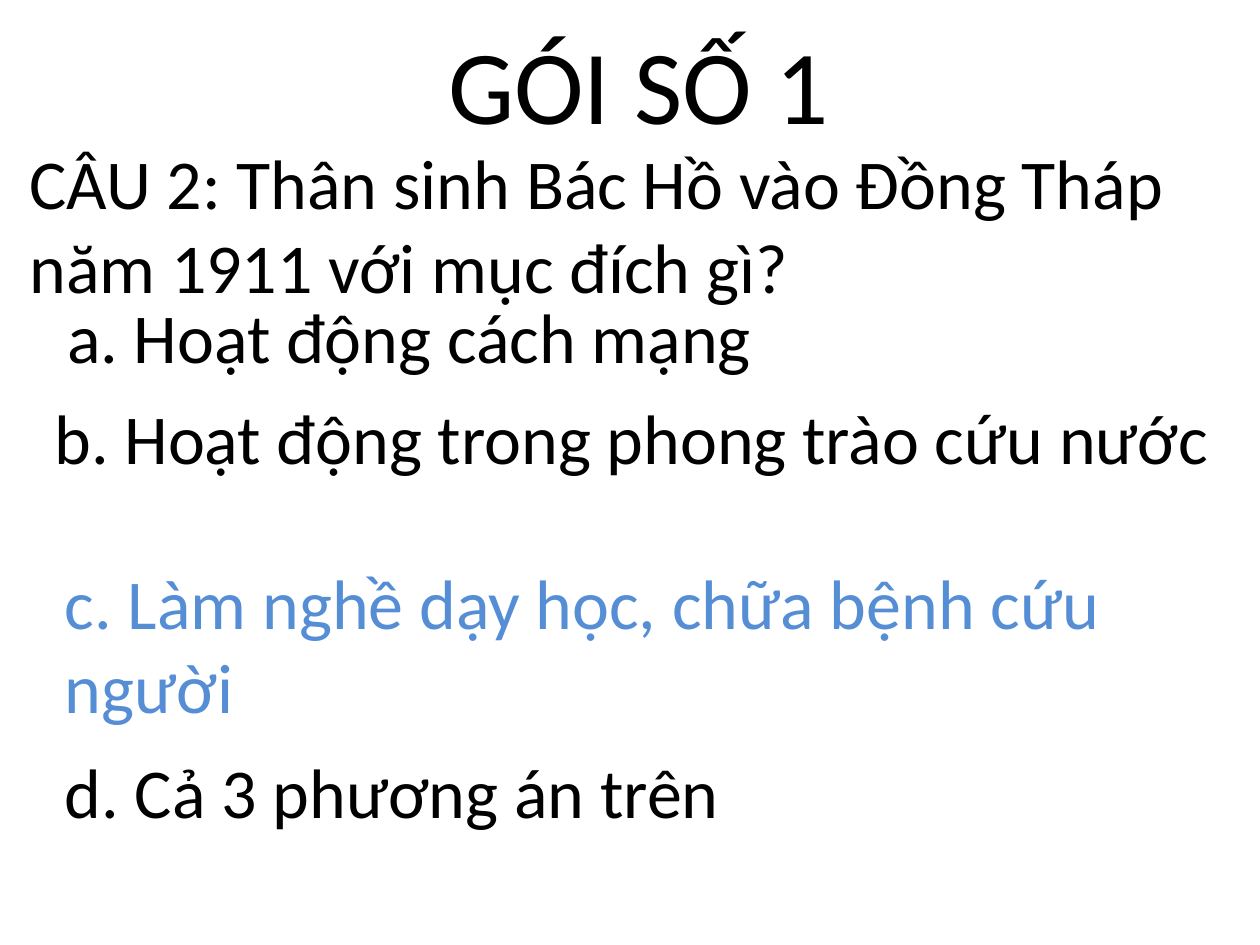
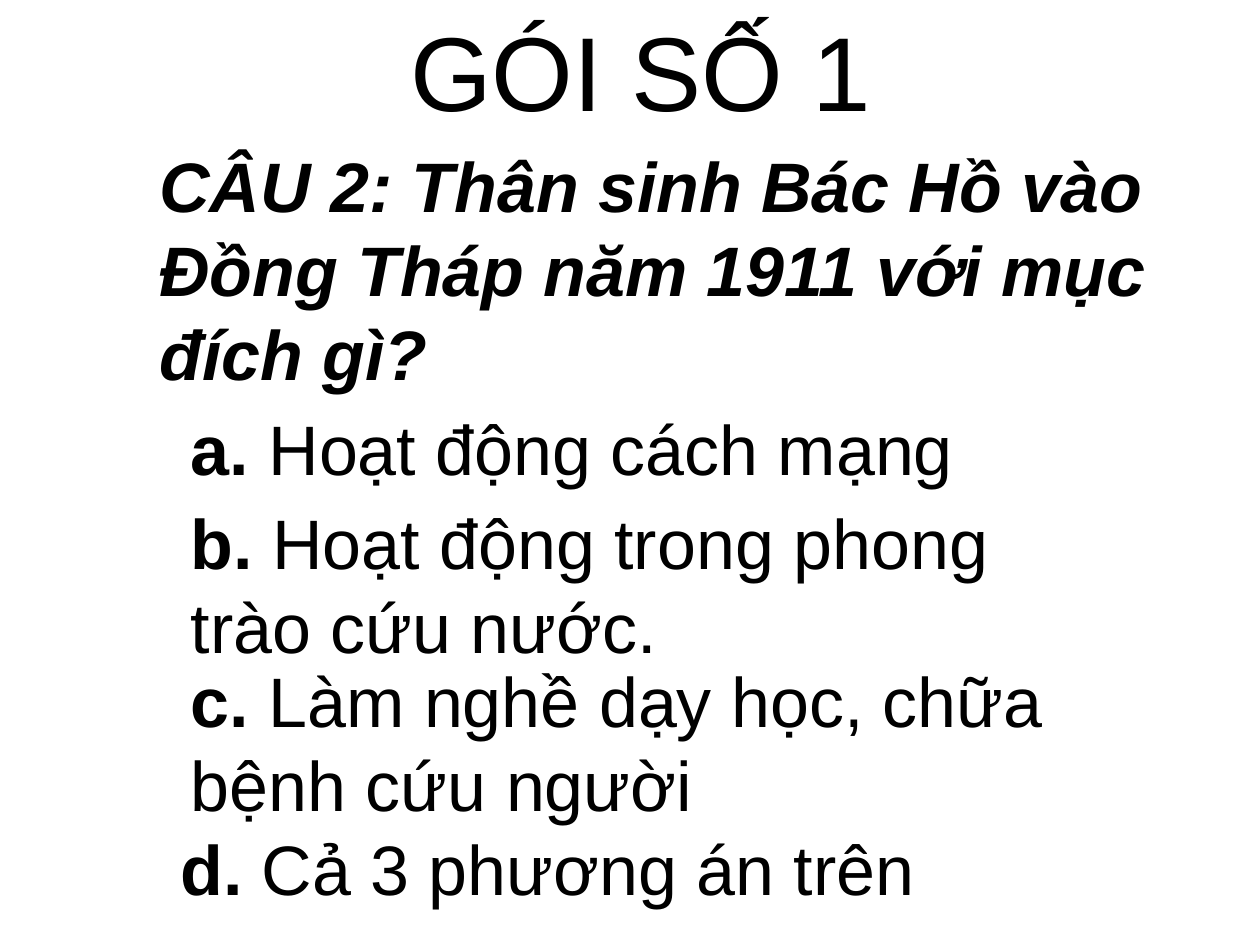
Before and after one commit to huytt/giao-an, a slide deck: slide 8 of hoi_thi.pptx (slide 5 before the commit). Drawn at 1260x945 pixels with LibreOffice and Linux fonts; fonts in the diff are those of the drawing; background and template pictures are left out. Boxes give left, top, right and bottom in pixels: in the first picture for what was removed or moved away, otherwise in the second. Text is boxed around its words. In the diff, an @@ line names an element or a change of style, - is before the commit and + after.

```diff
--- a/hoi_thi.pptx
+++ b/hoi_thi.pptx
@@ text "GÓI SỐ 1" moved from (x1=448, y1=37, x2=828, y2=125) to (x1=410, y1=27, x2=870, y2=112) @@
@@ text "GÓI SỐ 1" at (x1=410, y1=27, x2=870, y2=112): font Calibri to Arial @@
@@ text "CÂU 2: Thân sinh Bác ..." moved from (x1=29, y1=151, x2=1163, y2=305) to (x1=159, y1=156, x2=1145, y2=393) @@
@@ text "CÂU 2: Thân sinh Bác ..." at (x1=159, y1=156, x2=1145, y2=393): font Calibri to Arial, bold on, italic on @@
@@ text "a. Hoạt động cách mạng" moved from (x1=67, y1=314, x2=751, y2=375) to (x1=191, y1=423, x2=953, y2=488) @@
@@ text "a. Hoạt động cách mạng" at (x1=191, y1=423, x2=953, y2=488): font Calibri to Arial; bold on in "a." @@
@@ text at (x1=191, y1=518, x2=988, y2=654): text changed; font Calibri to Arial @@
-b. Hoạt động trong phong trào cứu nước
+b. Hoạt động trong phong trào cứu nước.
@@ text "c. Làm nghề dạy học, ..." moved from (x1=65, y1=576, x2=1099, y2=725) to (x1=191, y1=673, x2=1043, y2=824) @@
@@ text "c. Làm nghề dạy học, ..." at (x1=191, y1=673, x2=1043, y2=824): font Calibri to Arial, text colour #558ED5 to #000000; bold on in "c." @@
@@ text "d. Cả 3 phương án ..." moved from (x1=65, y1=769, x2=718, y2=830) to (x1=180, y1=843, x2=914, y2=908) @@
@@ text "d. Cả 3 phương án ..." at (x1=180, y1=843, x2=914, y2=908): font Calibri to Arial; bold on in "d." @@
```
Also in this commit, not shown: 12 other slides changed, 23 slides added, 1 slide removed.
